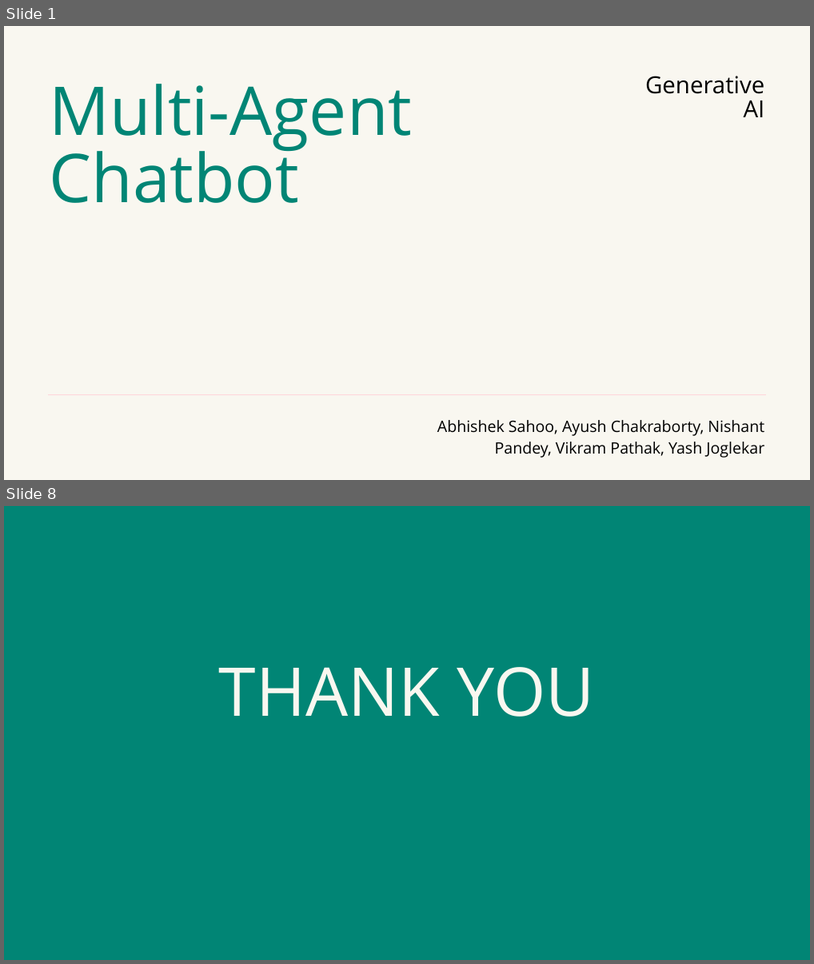
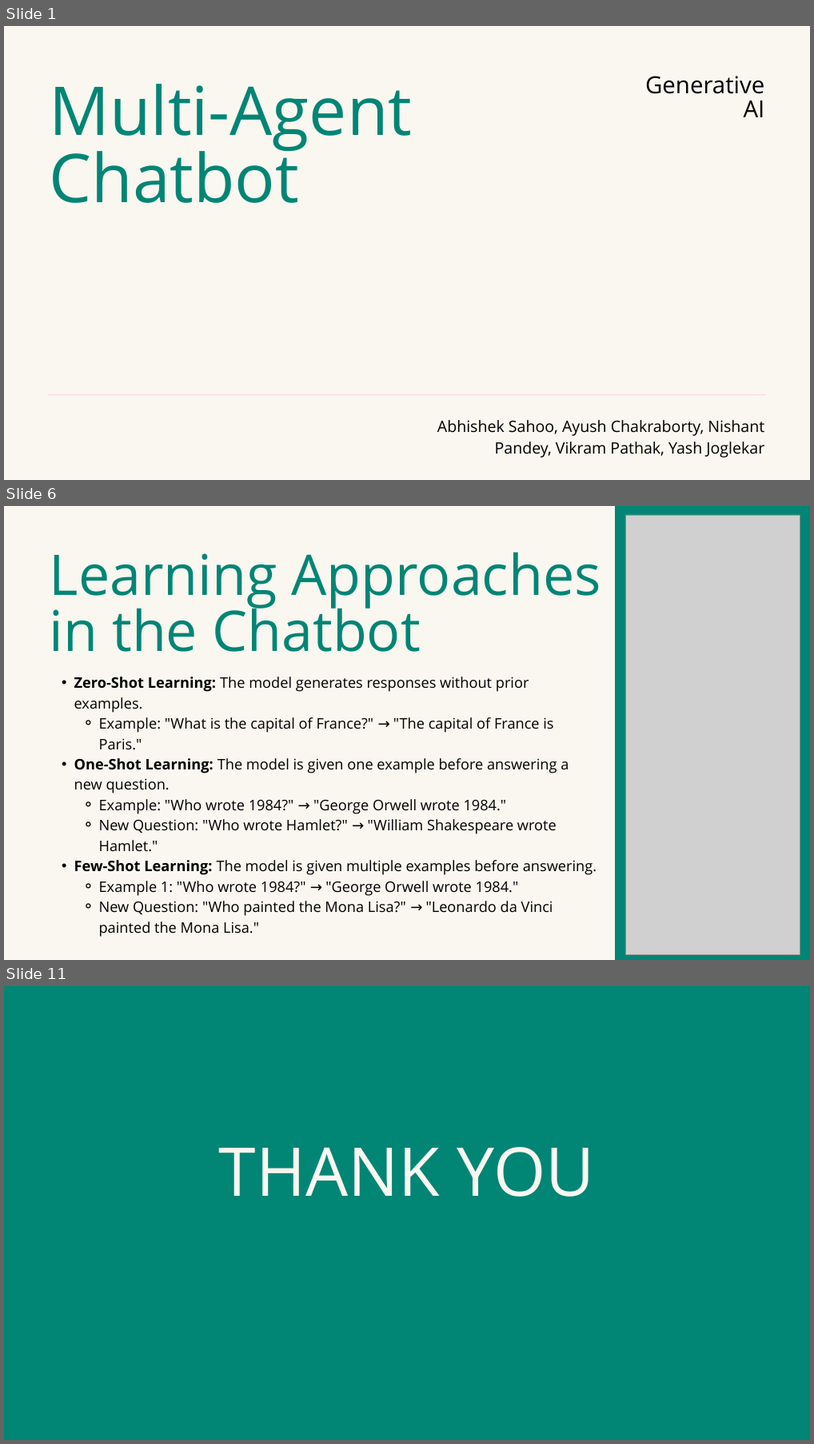
Before and after one commit to YASHBRO/GenAi-Final-Project, a slide deck: Multi-Agent Chatbot.pptx. Shown one above the other, each under a label of ours: slides 1 and 8 before the commit, slides 1, 6 and 11 after it; the slides between them are not shown. The pictures are 814x964 and 814x1444 pixels, drawn with LibreOffice and Linux fonts; fonts in the diff are those of the drawing; grey boxes stand for pictures. Boxes give left, top, right and bottom in pixels: in the first picture for what was removed or moved away, otherwise in the second. Text is boxed around its words. In the diff, an @@ line names an element or a change of style, - is before the commit and + after.

```diff
--- a/Multi-Agent Chatbot.pptx
+++ b/Multi-Agent Chatbot.pptx
@@ slide 6 added at (4,506,810,960), background #F9F7F0 @@
@@ freeform shape added at (615,506,810,960), fill #018575 @@
@@ picture added at (626,515,800,955) @@
@@ text added at (50,552,602,652), 100 pt, text #018575 @@
+Learning Approaches in the Chatbot
@@ text added at (74,676,597,936), 26 pt, text #000000 @@
+  • Zero-Shot Learning: The model generates responses without prior examples.
+    ⚬ Example: "What is the capital of France?" → "The capital of France is Paris."
+  • One-Shot Learning: The model is given one example before answering a new question.
+    ⚬ Example: "Who wrote 1984?" → "George Orwell wrote 1984."
+    ⚬ New Question: "Who wrote Hamlet?" → "William Shakespeare wrote Hamlet."
+  • Few-Shot Learning: The model is given multiple examples before answering.
+    ⚬ Example 1: "Who wrote 1984?" → "George Orwell wrote 1984."
+    ⚬ New Question: "Who painted the Mona Lisa?" → "Leonardo da Vinci painted the Mona Lisa."
@@ what was slide 8 is now slide 11 @@
```
Also in this commit, not shown: 2 slides changed, 6 other slides added, 4 slides removed.
